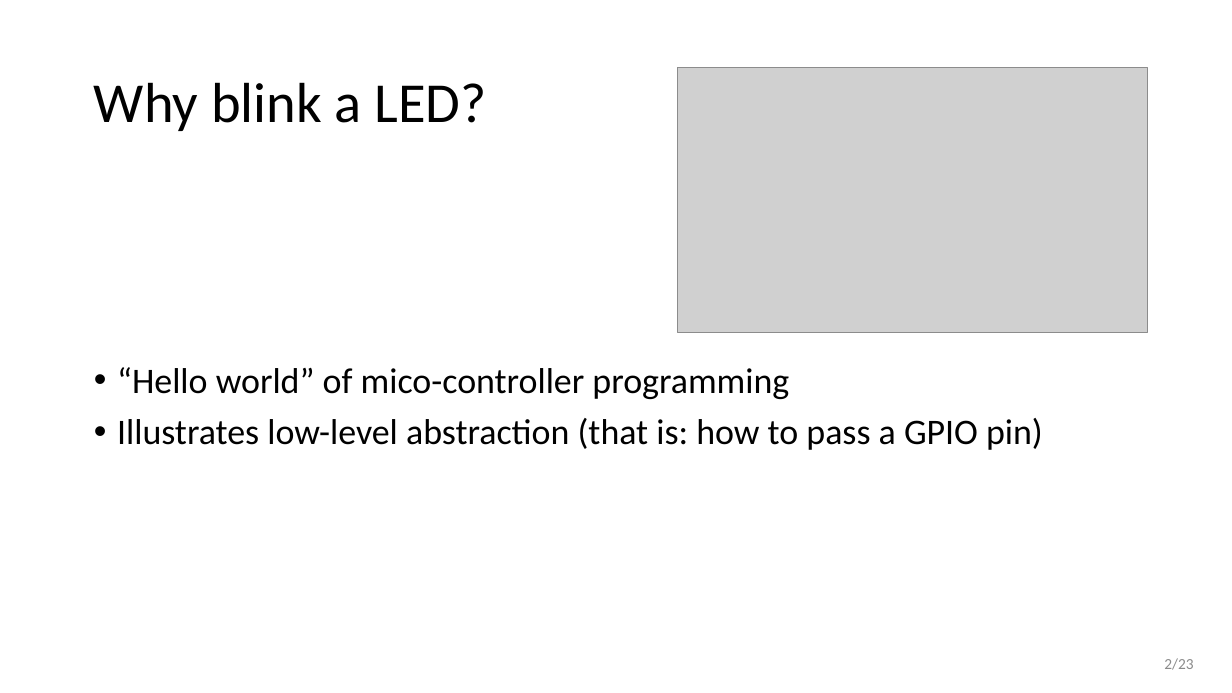
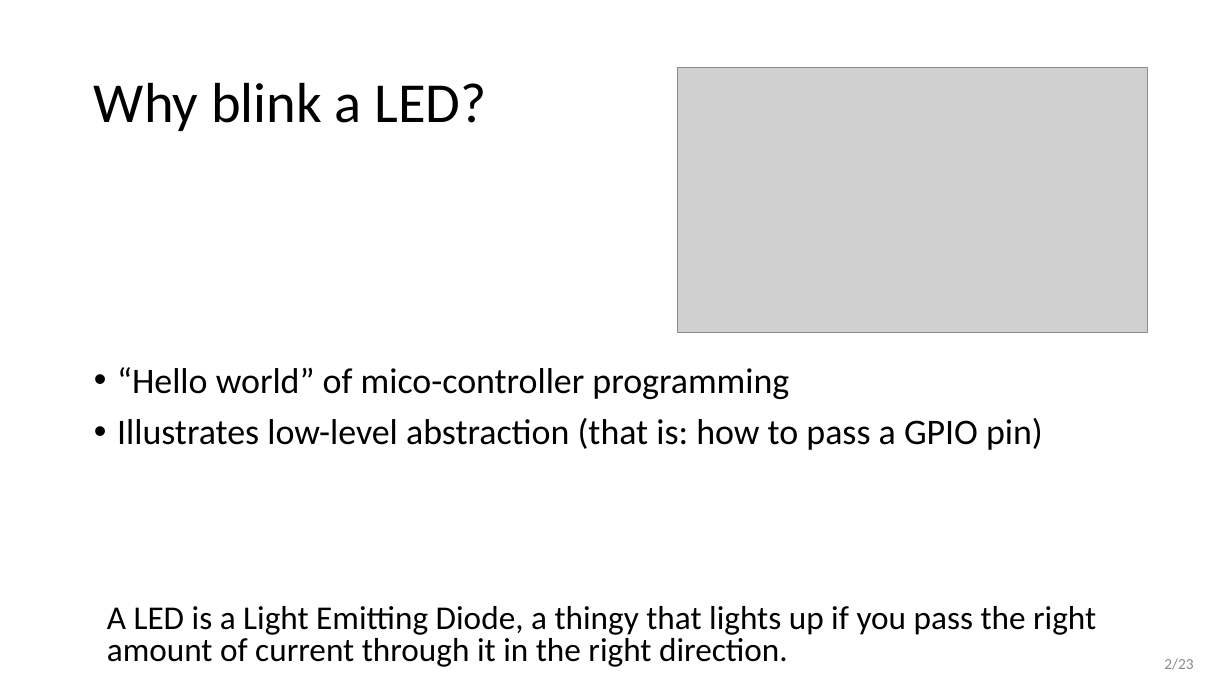
Before and after one commit to wovo/talk-gpio-abstractions, a slide deck: slide 2 of powerpoint/gpio-abstractions.pptx. Drawn at 1232x693 pixels with LibreOffice and Linux fonts; fonts in the diff are those of the drawing; grey boxes stand for pictures. Boxes give left, top, right and bottom in pixels: in the first picture for what was removed or moved away, otherwise in the second. Text is boxed around its words. In the diff, an @@ line names an element or a change of style, - is before the commit and + after.

```diff
--- a/powerpoint/gpio-abstractions.pptx
+++ b/powerpoint/gpio-abstractions.pptx
@@ text added at <box>107,606,1096,667</box>, 25.9 pt, text #000000 @@
+A LED is a Light Emitting Diode, a thingy that lights up if you pass the right amount of current through it in the right direction.
```
Also in this commit, not shown: 3 other slides changed, 1 other file.
